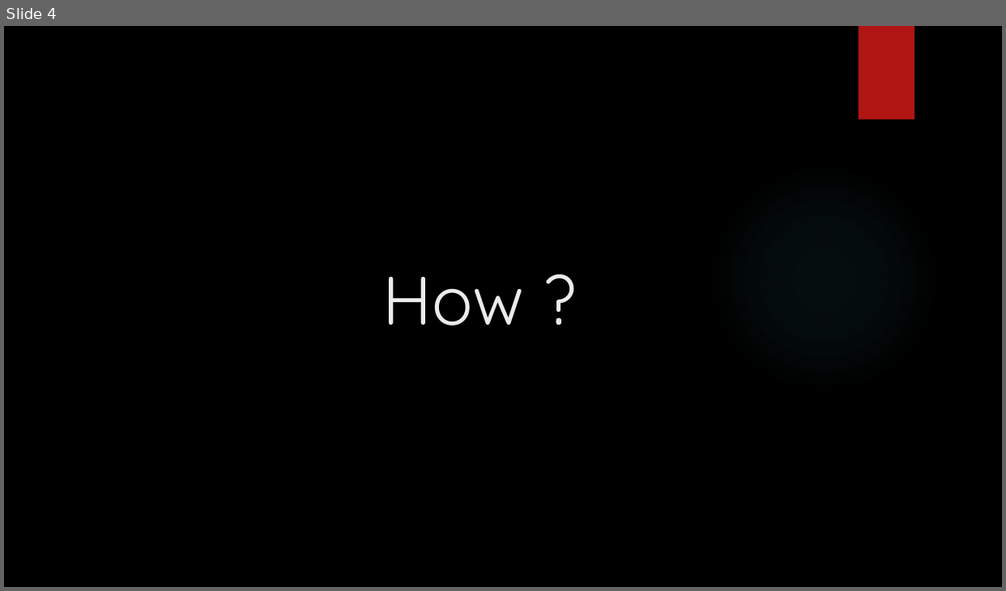
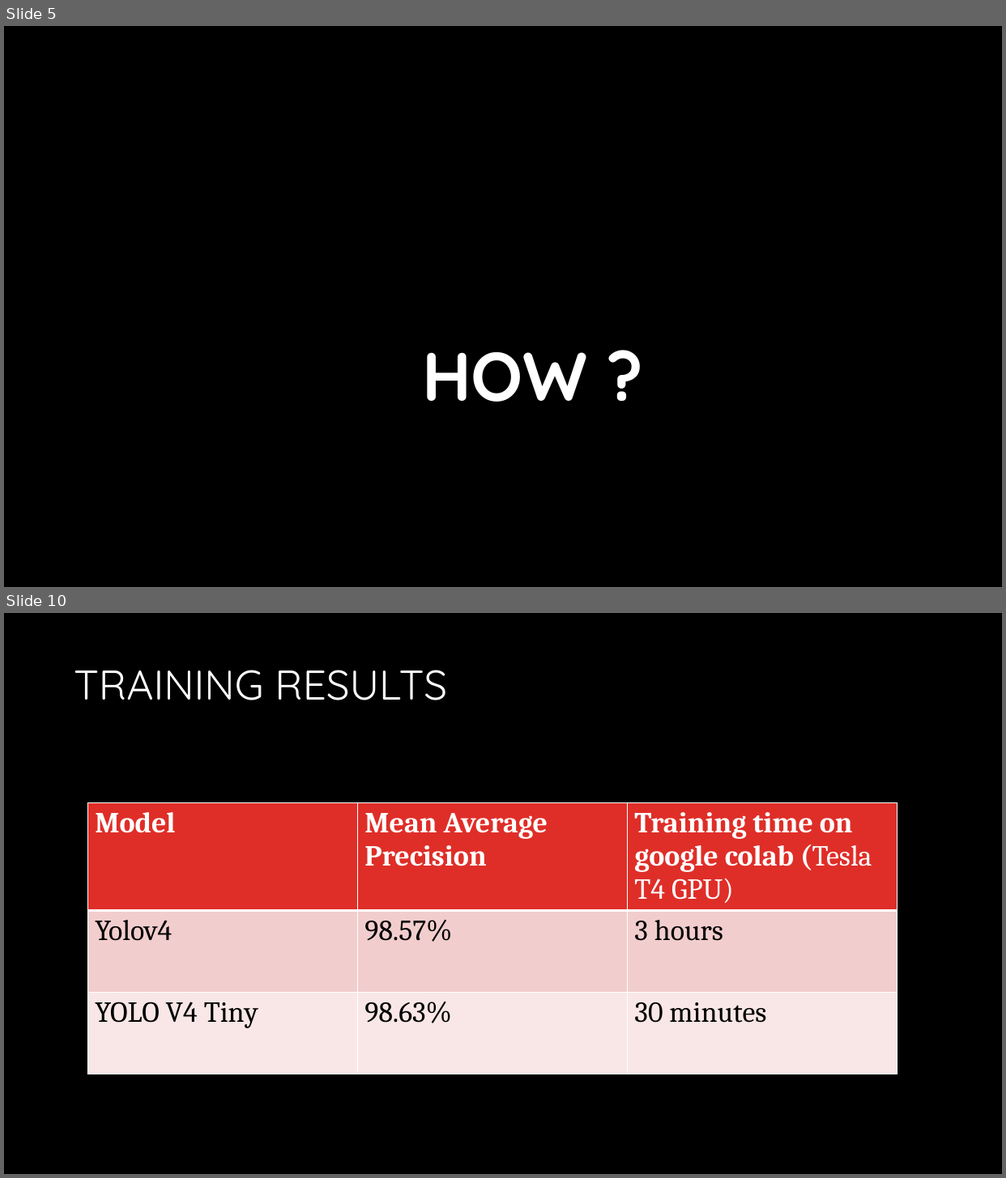
Before and after one commit to LukeHerbst/autocheckout_yolo, a slide deck: AI Automated checkout [Autosaved].pptx. Shown one above the other, each under a label of ours: slide 4 before the commit, slides 5 and 10 after it; the slides between them are not shown. The pictures are 1006x591 and 1006x1178 pixels, drawn with LibreOffice and Linux fonts; fonts in the diff are those of the drawing; background and template pictures are left out. Boxes give left, top, right and bottom in pixels: in the first picture for what was removed or moved away, otherwise in the second. Text is boxed around its words. In the diff, an @@ line names an element or a change of style, - is before the commit and + after.

```diff
--- a/AI Automated checkout [Autosaved].pptx
+++ b/AI Automated checkout [Autosaved].pptx
@@ slide 10 added at [4, 613, 1002, 1174], background #000000 @@
@@ title added at [74, 670, 447, 700], 40 pt, text #FFFFFF @@
+TRAINING RESULTS
@@ table added at [88, 803, 897, 1080], 3 rows, 3 columns @@
+Model | Mean Average Precision | Training time on google colab (Tesla T4 GPU)
+Yolov4 | 98.57% | 3 hours
+YOLO V4 Tiny | 98.63% | 30 minutes
@@ what was slide 4 is now slide 5 @@
@@ slide 5 changed as well @@
@@ rectangle removed at [859, 26, 914, 120] @@
@@ title "HOW ?" at [422, 352, 588, 402]: vertical alignment top to middle @@
@@ title at [422, 352, 588, 402]: text changed; text colour #EBEBEB to #FFFFFF; bold on @@
-How ?
+HOW ?
```
Also in this commit, not shown: 11 other slides changed, 6 other slides added, 4 slides removed, 5 other files.
